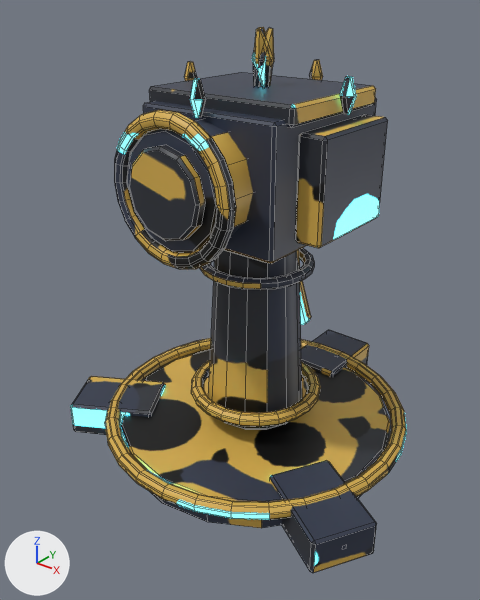
A saved change to the FBX model Assets/Models/Enemies/HexTurret/HexTurret.fbx.
Before and after are seen from a 50 mm camera at (1.277, -1.69, 1.601) aimed at (-0.034, -0.051, 0.585). Arrows for +X, +Y and +Z are at lower left; the lights stay in place. The older version comes first. Mesh edges are drawn as thin lines.

In view in the first picture: 'HexTurret'.
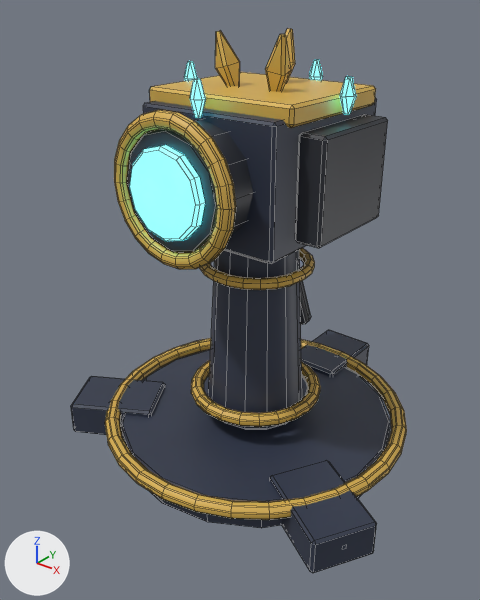
Boxes [x1, y1, x2, y2] around the edits, measured in the pictures (480 x 600 px; the box of a moved part takes in the faces that stretch with it):
'HexTurret', reshaped, surface changed
    before: [71, 27, 407, 573]
    after: [71, 28, 407, 573]
part 1 of me_hexturret, moved or reshaped
    before: [254, 28, 274, 85]
    after: [285, 28, 295, 83]
part 2 of me_hexturret, moved or reshaped
    before: [252, 27, 274, 87]
    after: [215, 30, 291, 91]
part 3 of me_hexturret, surface changed
    both: [71, 49, 407, 573]

The edits, one by one:
me_hexturret is used by ob_hexturret; location (0.0, 0.0, 0.0).
me_hexturret had 2076 vertices, 2056 faces and spanned x -0.657..0.657, y -0.563..0.7, z 0.0..1.467.
me_hexturret now has 2076 vertices, 2056 faces and spans x -0.657..0.657, y -0.563..0.7, z 0.0..1.457.
me_hexturret part 1: the loose piece of 16 vertices spanning x -0.033..0.033, y -0.012..0.052, z 1.293..1.467 is multiplied about its middle by the matrix ((0.0, -1.096, -0.273), (1.086, -0.075, 0.302), (-0.311, -0.263, 1.054)), then moved by (0.0, 0.11, -0.02).
me_hexturret part 2: 32 of 2076 vertices moved; they spanned x -0.031..0.031, y -0.012..0.052, z 1.293..1.467 and now span x -0.131..0.131, y -0.071..0.001, z 1.263..1.457; mean shift (0.0, -0.055, -0.02); largest move (0.021, 0.039, 1.464) -> (-0.128, -0.046, 1.454).
me_hexturret part 3: texture (UV) coordinates of 1903 of 2056 faces, centred in x -0.655..0.655, y -0.563..0.7, z 0.0..1.465, changed; they spanned u 0.0..1.0, v 0.0..0.99 and now span u 0.0..0.99, v 0.0..1.0.
